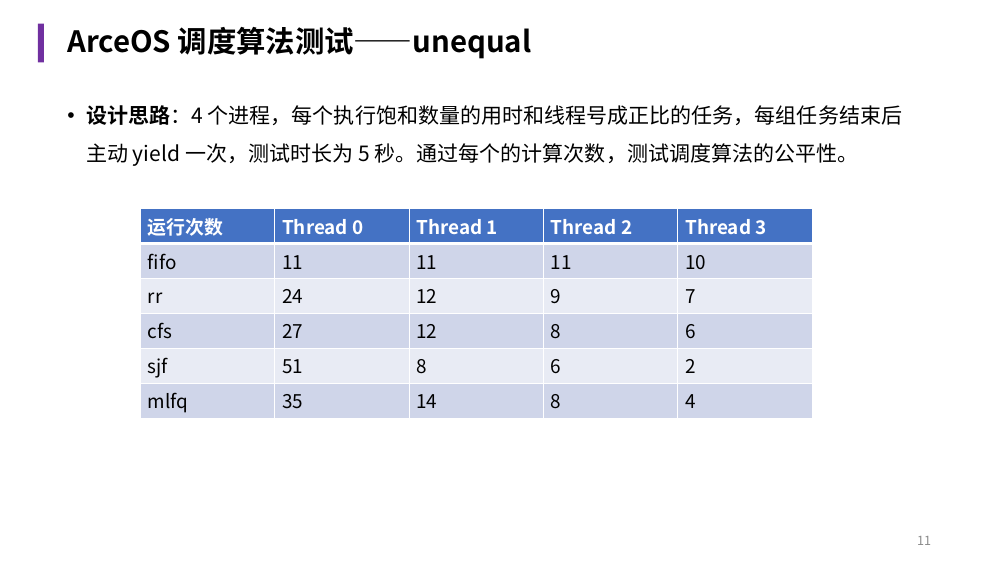
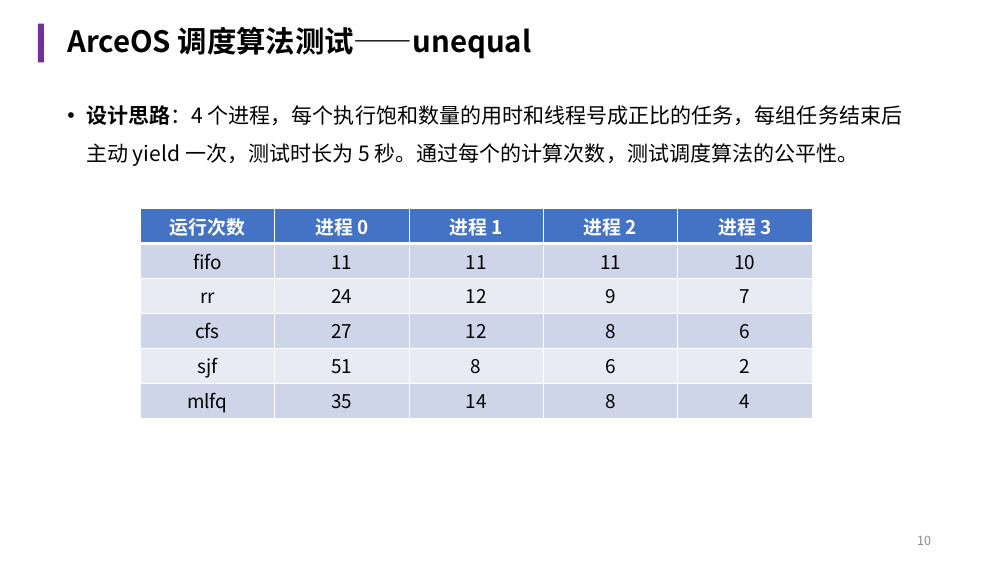
Before and after one commit to chestnut-Q/arceos-X, a slide deck: slide 10 of reports/中期报告.pptx (slide 11 before the commit). Drawn at 1008x567 pixels with LibreOffice and Linux fonts; fonts in the diff are those of the drawing. Boxes give left, top, right and bottom in pixels: in the first picture for what was removed or moved away, otherwise in the second. Text is boxed around its words. In the diff, an @@ line names an element or a change of style, - is before the commit and + after.

```diff
--- a/reports/中期报告.pptx
+++ b/reports/中期报告.pptx
@@ table at [140, 209, 813, 417] @@
-row 1: 运行次数 | Thread 0 | Thread 1 | Thread 2 | Thread 3
+row 1: 运行次数 | 进程 0 | 进程 1 | 进程 2 | 进程 3
@@ alignment left to centre @@
@@ page number at [917, 536, 931, 545]: text changed @@
-11
+10
```
Also in this commit, not shown: 7 other slides changed, 3 slides added, 1 slide removed.
